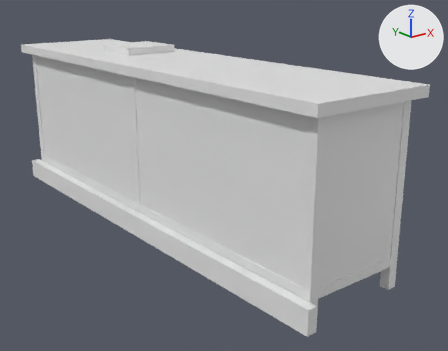
One commit to the glTF model game/assets/props/diner_counter.glb: the scene before it, then after it.
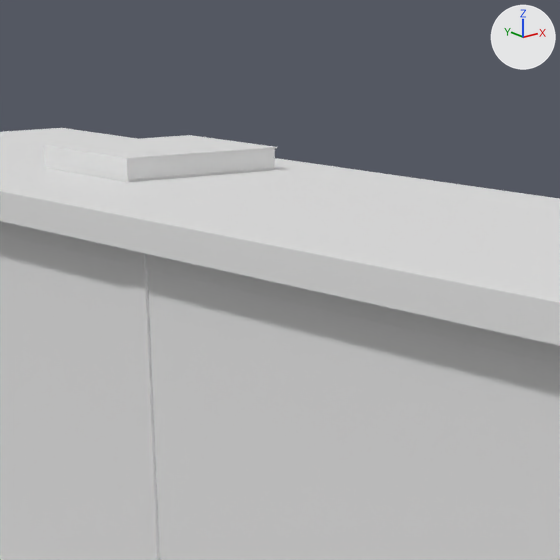
Each version appears first whole from a camera (50 mm lens) standing at (16.94, -45.76, 1.61) and looking at (19.43, -42.65, 0.36), and next in a close-up on the part from 20% to 58% of the width and 0% to 49% of the height. Every picture has the same lights, and +X, +Y and +Z are marked at upper right. The older version's two pictures come first. Vertices at exactly the same position are counted once.

The scene before the commit, as lines of its bpy script (objects in view):
```python
me_storm_shop_luncheonette_counter__chrome = bpy.data.meshes.new('storm_shop_luncheonette_counter__chrome')
me_storm_shop_luncheonette_counter__chrome.from_pydata(...)  # 36 vertices, 60 faces; spans x -0.4..-0.34, y -1.62..1.62, z -0.04..0.1
me_storm_shop_luncheonette_counter__countertop = bpy.data.meshes.new('storm_shop_luncheonette_counter__countertop')
me_storm_shop_luncheonette_counter__countertop.from_pydata(...)  # 96 vertices, 188 faces; spans x -0.4..0.4, y -1.62..1.62, z 1.06..1.07
me_storm_shop_luncheonette_counter__timber = bpy.data.meshes.new('storm_shop_luncheonette_counter__timber')
me_storm_shop_luncheonette_counter__timber.from_pydata(...)  # 1920 vertices, 3760 faces; spans x -0.4..0.4, y -1.62..1.62, z -0.04..1.06
ob_storm_shop_luncheonette_counter__chrome = bpy.data.objects.new('storm_shop_luncheonette_counter__chrome', me_storm_shop_luncheonette_counter__chrome)
ob_storm_shop_luncheonette_counter__chrome.location = (19.25, -42.375, 0.05)
ob_storm_shop_luncheonette_counter__countertop = bpy.data.objects.new('storm_shop_luncheonette_counter__countertop', me_storm_shop_luncheonette_counter__countertop)
ob_storm_shop_luncheonette_counter__countertop.location = (19.25, -42.375, 0.05)
ob_storm_shop_luncheonette_counter__timber = bpy.data.objects.new('storm_shop_luncheonette_counter__timber', me_storm_shop_luncheonette_counter__timber)
ob_storm_shop_luncheonette_counter__timber.location = (19.25, -42.375, 0.05)
# also in view: 'storm_shop_luncheonette_ledger__paper' at (19.32, -41.8, 1.14); 'storm_shop_luncheonette_ledger__paper__cover' at (19.32, -41.8, 1.14)
```
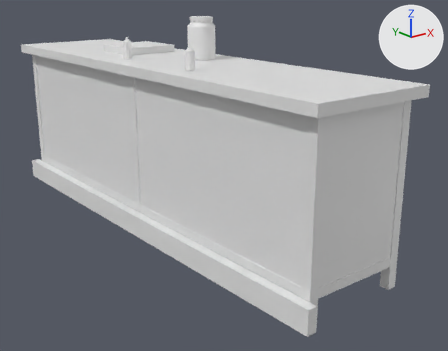
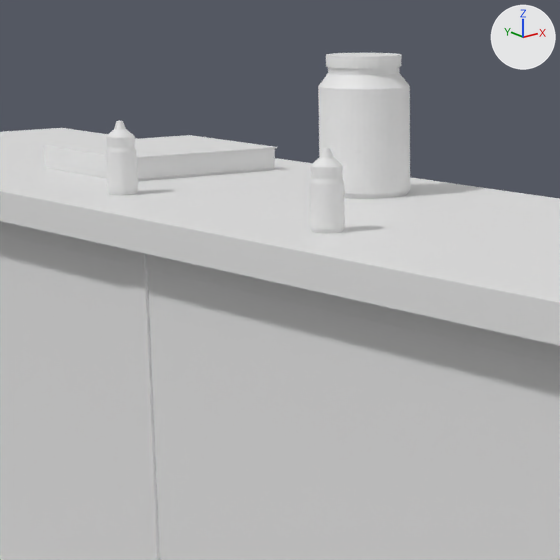
Edits to the bpy script that builds the scene:
```text
Change me_storm_shop_luncheonette_counter__chrome:
    used by ob_storm_shop_luncheonette_counter__chrome; location = (19.25, -42.375, 0.05)
    remove me_storm_shop_luncheonette_counter__chrome.from_pydata(...)  # 36 vertices, 60 faces; spans x -0.4..-0.34, y -1.62..1.62, z -0.04..0.1
    add me_storm_shop_luncheonette_counter__chrome.from_pydata(...)  # 522 vertices, 1020 faces; spans x -0.4..0.22, y -1.62..1.62, z -0.04..1.34
    me_storm_shop_luncheonette_counter__chrome part 1: a new loose piece, a 48-sided cylinder along z spanning x 0.076..0.224, y -0.149..-0.001, z 1.318..1.34
    me_storm_shop_luncheonette_counter__chrome part 2: a new loose piece of 194 vertices spanning x -0.26..-0.2, y -0.5..-0.45, z 1.16..1.21
    me_storm_shop_luncheonette_counter__chrome part 3: a new loose piece of 194 vertices spanning x -0.26..-0.2, y 0.2..0.25, z 1.16..1.21
Add me_storm_shop_luncheonette_counter__paper:
    me_storm_shop_luncheonette_counter__paper.from_pydata(...)  # 3100 vertices, 6144 faces; spans x -0.254..0.241, y -0.499..0.249, z 1.07..1.25
Add me_storm_shop_luncheonette_counter__glassish:
    me_storm_shop_luncheonette_counter__glassish.from_pydata(...)  # 630 vertices, 1248 faces; spans x -0.26..0.24, y -0.505..0.255, z 1.07..1.32
Add ob_storm_shop_luncheonette_counter__paper:
    ob_storm_shop_luncheonette_counter__paper = bpy.data.objects.new('storm_shop_luncheonette_counter__paper', me_storm_shop_luncheonette_counter__paper)
    ob_storm_shop_luncheonette_counter__paper.location = (19.25, -42.375, 0.05)
Add ob_storm_shop_luncheonette_counter__glassish:
    ob_storm_shop_luncheonette_counter__glassish = bpy.data.objects.new('storm_shop_luncheonette_counter__glassish', me_storm_shop_luncheonette_counter__glassish)
    ob_storm_shop_luncheonette_counter__glassish.location = (19.25, -42.375, 0.05)
```

Where the change shows, as pixel boxes (x1, y1, x2, y2) in the close-ups (560 x 560 px):
'storm_shop_luncheonette_counter__glassish', added: after (106, 67, 410, 233)
'storm_shop_luncheonette_counter__chrome', reshaped (not visible before): after (106, 53, 401, 179)
'storm_shop_luncheonette_counter__paper', added (mostly hidden): after (325, 114, 410, 184)
part 1 of me_storm_shop_luncheonette_counter__chrome, added: after (326, 53, 401, 68)
part 2 of me_storm_shop_luncheonette_counter__chrome, added: after (310, 148, 343, 179)
part 3 of me_storm_shop_luncheonette_counter__chrome, added: after (106, 121, 135, 148)
